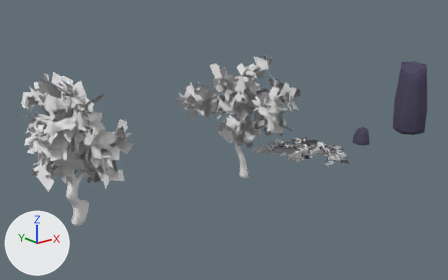
The Blender file Assets/Charleen stuff/Models/Utility/Temporal shift tutorial props.blend, before and after one commit.
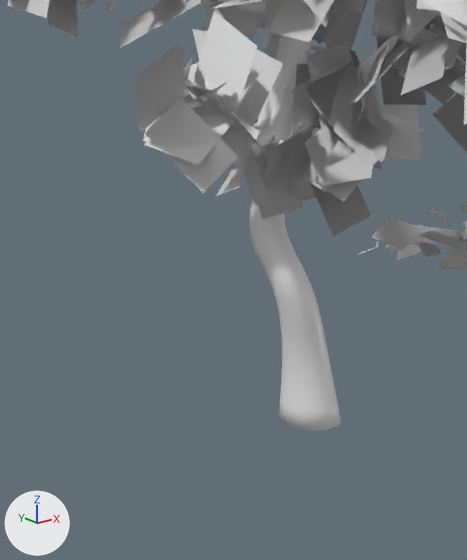
The first picture shows the older version from a 50 mm camera at (-42.0, -48.9, 24.3) aimed at (-0.6, 2.8, 3.7). The close-ups show the older and then the newer version on the part from 44% to 60% of the width and 40% to 71% of the height of that picture. Only the edits that show in the close-ups are written down. The lights are fixed; the arrows at lower left show +X, +Y and +Z.

Names of what the first close-up shows: 'Bush leaves', 'Sakura flowers.001', 'tree 1'.
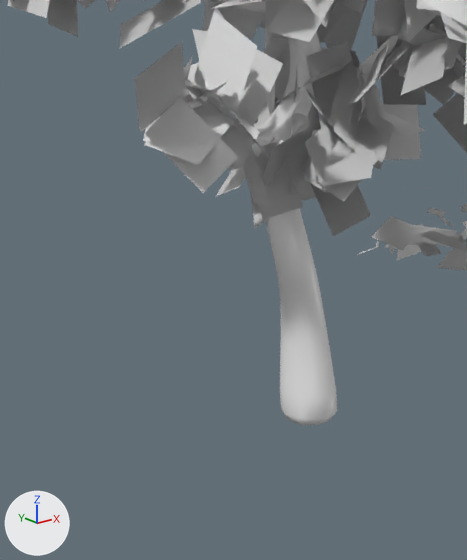
Pixel boxes [x1, y1, x2, y2] of what changed, in the close-ups (467 x 560 px; the box of a moved part takes in the faces that stretch with it):
'tree 1', reshaped
    before: [162, 0, 466, 431]
    after: [162, 0, 466, 425]
part 1 of me_cube_001, moved or reshaped
    before: [251, 228, 341, 431]
    after: [275, 252, 337, 420]
part 2 of me_cube_001, added
    after: [261, 32, 321, 135]

The edits, one by one:
me_cube_001 has 389 vertices, 386 faces and spans x -12.2..12.3, y -7.2..8.3, z 0.0..24.9.
me_cube_001 is used by ob_tree_1; location (0.0, 0.0, 0.0); rotation (0.0, 0.0, 1.571), in degrees (0, 0, 90); scale (0.5, 0.5, 0.5).
me_cube_001 part 1: 12 vertices moved from x -0.6..2.2, y -0.7..1.5, z 2.4..6.7 to x -0.6..2.1, y -1.2..1.1, z 3.5..5.9; 6 vertices removed from x -1.0..0.6, y 0.2..1.5, z 5.0..5.2.
me_cube_001 part 2: 6 vertices added at x -0.2..0.9, y -0.8..0.2, z 11.6..11.8.
